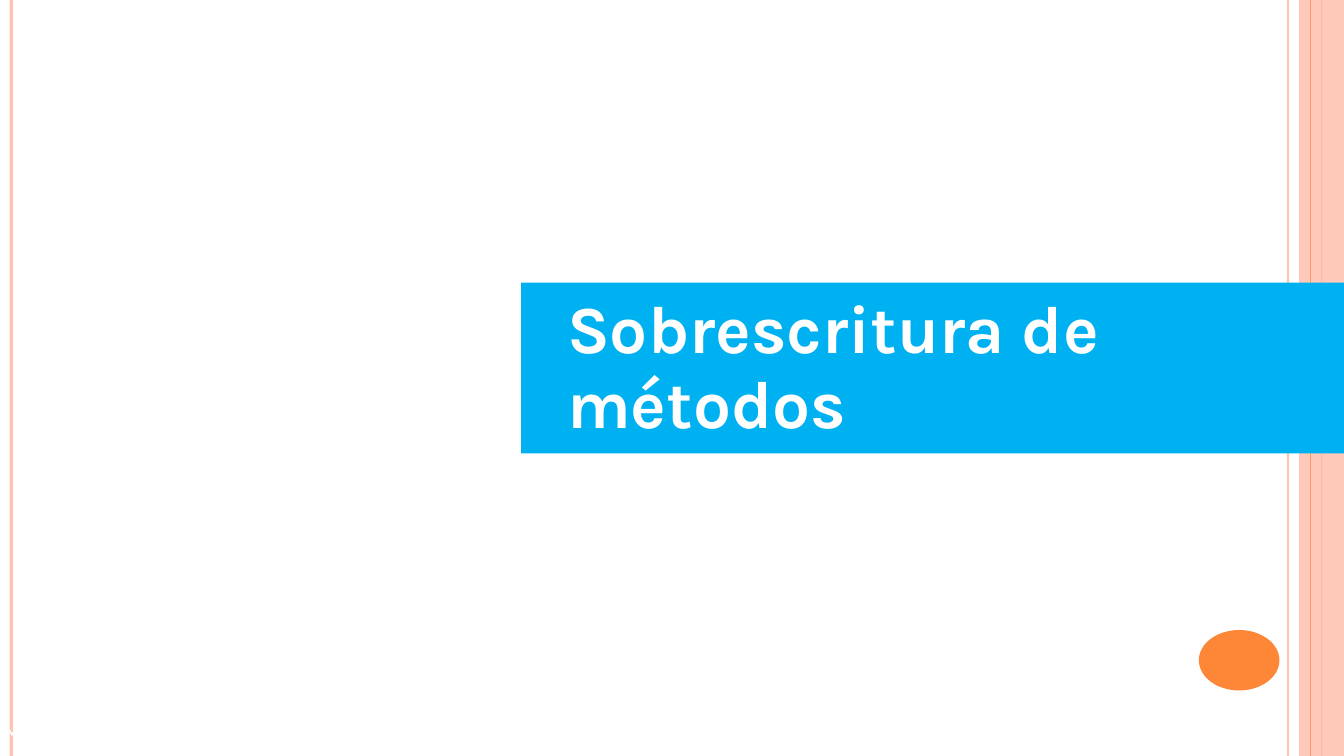
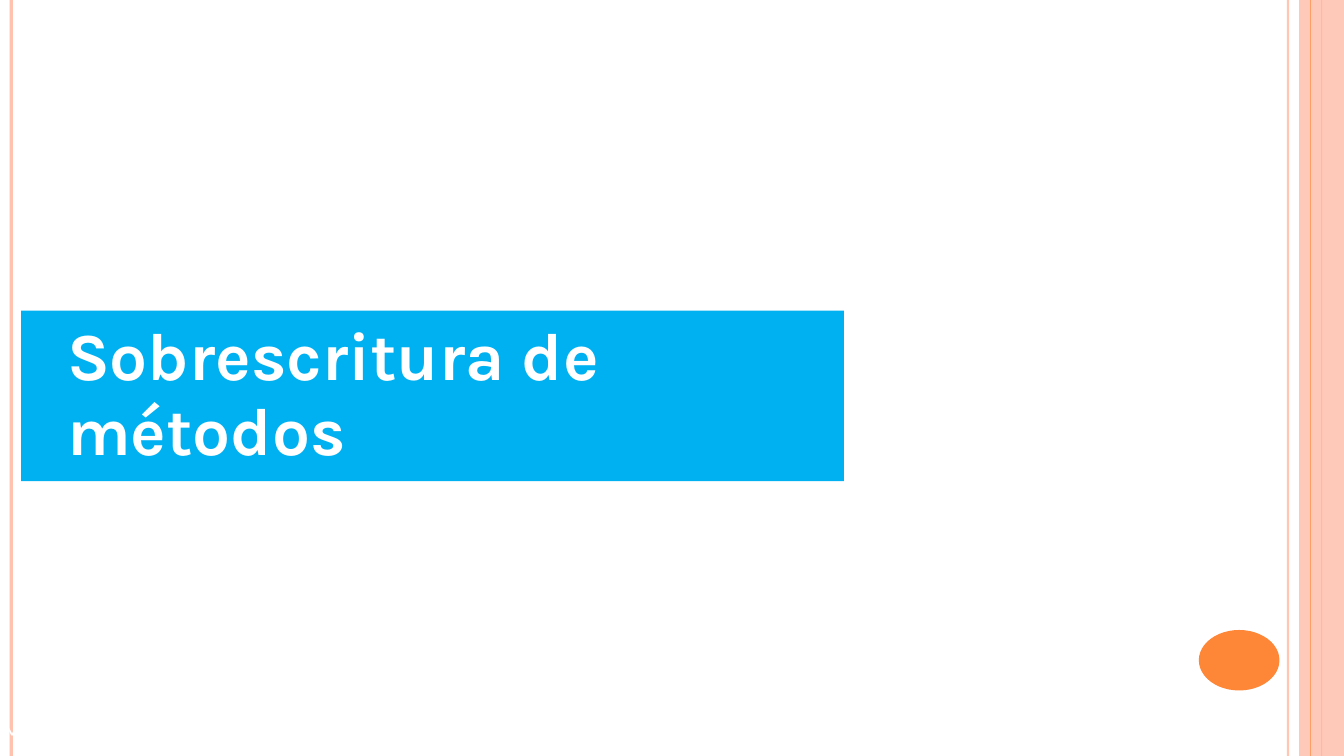
Before and after one commit to amartinsierra/recursos_python, a slide deck: slide 10 of otros/presentaciones/Modulo5_poo.pptx. Drawn at 1344x756 pixels with LibreOffice and Linux fonts; fonts in the diff are those of the drawing. Boxes give left, top, right and bottom in pixels: in the first picture for what was removed or moved away, otherwise in the second. Text is boxed around its words. In the diff, an @@ line names an element or a change of style, - is before the commit and + after.

```diff
--- a/otros/presentaciones/Modulo5_poo.pptx
+++ b/otros/presentaciones/Modulo5_poo.pptx
@@ rectangle "Sobrescritura de métodos": place and size @@
-rectangle "Sobrescritura de métodos" at bbox=[521, 283, 1344, 454]
+rectangle "Sobrescritura de métodos" at bbox=[21, 311, 844, 481]
```
Also in this commit, not shown: 4 other slides changed, 17 other files.
